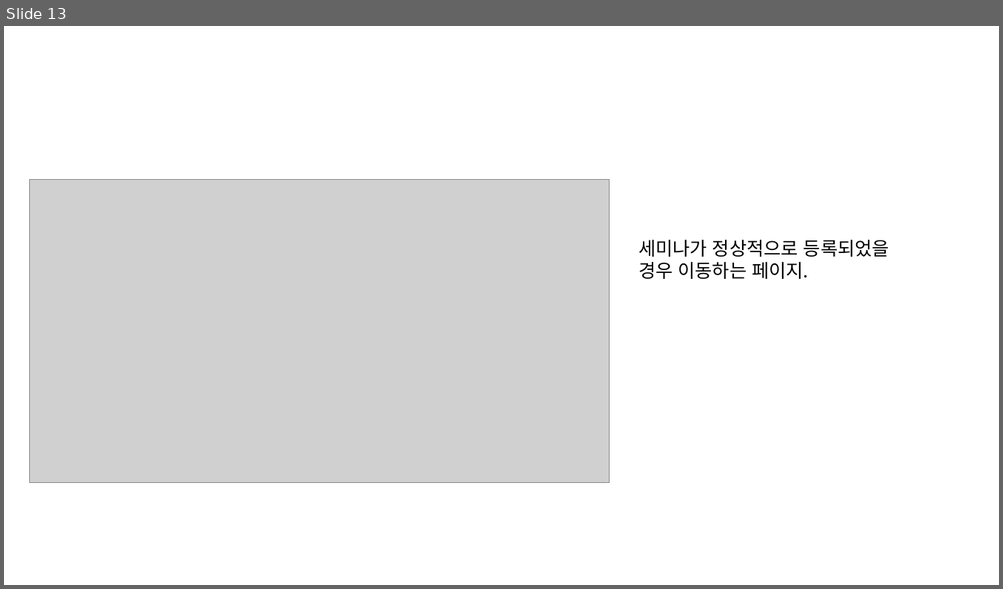
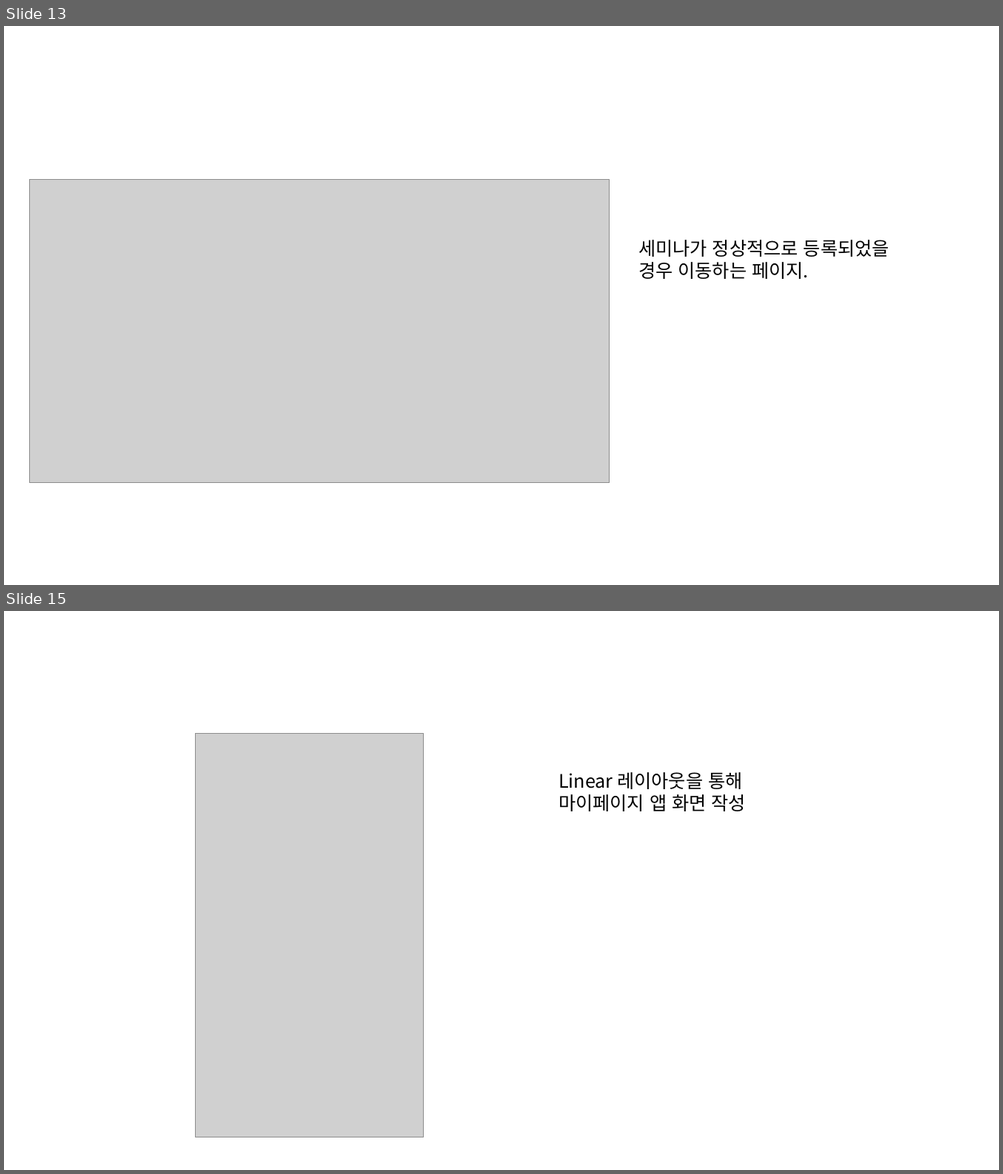
Before and after one commit to ezenteam2/e-Zone, a slide deck: 0 발표용 파워포인트/0424 4차발표/0424 project05 - 파워포인트 - 형준.pptx. Shown one above the other, each under a label of ours: slide 13 before the commit, slides 13 and 15 after it; the slides between them are not shown. The pictures are 1003x589 and 1003x1174 pixels, drawn with LibreOffice and Linux fonts; fonts in the diff are those of the drawing; grey boxes stand for pictures. Boxes give left, top, right and bottom in pixels: in the first picture for what was removed or moved away, otherwise in the second. Text is boxed around its words. In the diff, an @@ line names an element or a change of style, - is before the commit and + after.

```diff
--- a/0 발표용 파워포인트/0424 4차발표/0424 project05 - 파워포인트 - 형준.pptx
+++ b/0 발표용 파워포인트/0424 4차발표/0424 project05 - 파워포인트 - 형준.pptx
@@ slide 15 added at bbox=[4, 611, 999, 1170], background #FFFFFF @@
@@ picture added at bbox=[195, 733, 424, 1138] @@
@@ text added at bbox=[558, 772, 745, 812], 18 pt, text #000000 @@
+Linear 레이아웃을 통해
+마이페이지 앱 화면 작성
```
Also in this commit, not shown: 1 slide changed, 8 other slides added, 1 other file.
